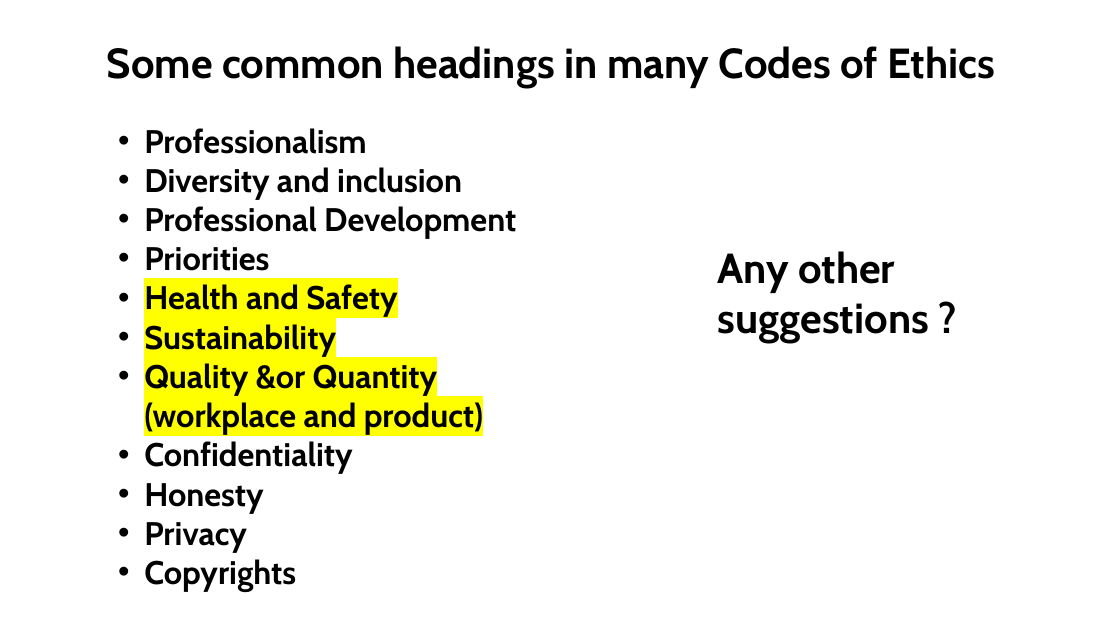
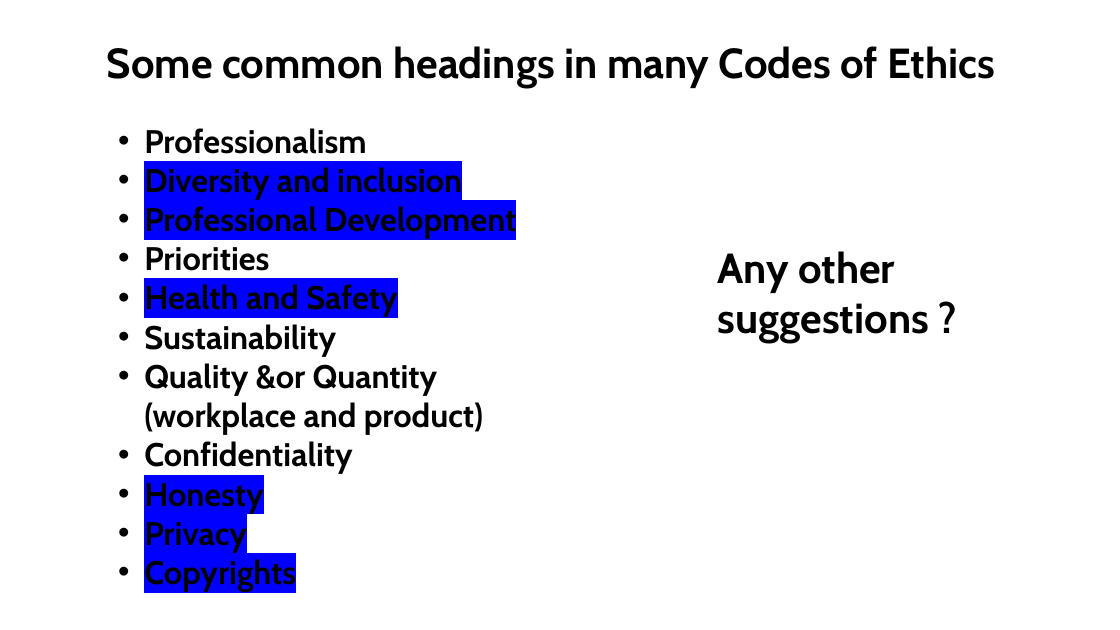
Before and after one commit to Stampard0/Learning-Content, a slide deck: slide 9 of Comply with IP,ethics & privacy policies in ICT environments/Week 5 & 6/POWERPOINT- Creating a Code of Ethicsv2 highlited.pptx. Drawn at 1120x630 pixels with LibreOffice and Linux fonts; fonts in the diff are those of the drawing. Boxes give left, top, right and bottom in pixels: in the first picture for what was removed or moved away, otherwise in the second. Text is boxed around its words. In the diff, an @@ line names an element or a change of style, - is before the commit and + after.

Commit message:
gdfhjkl

```diff
--- a/Comply with IP,ethics & privacy policies in ICT environments/Week 5 & 6/POWERPOINT- Creating a Code of Ethicsv2 highlited.pptx
+++ b/Comply with IP,ethics & privacy policies in ICT environments/Week 5 & 6/POWERPOINT- Creating a Code of Ethicsv2 highlited.pptx
@@ text at (144, 167, 516, 592): highlight none to #0000FF in "Diversity and inclusion", "Professional Development", "Honesty", "Privacy" and 1 more places; highlight #FFFF00 to #0000FF in "Health and Safety"; highlight #FFFF00 to none in "Sustainability", "Quality &or Quantity (workplace and product)" @@
```
